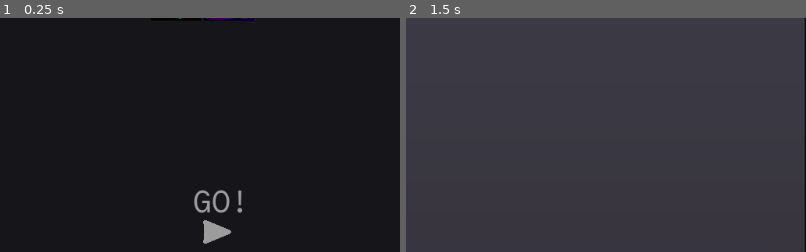
Above: before the commit, frames 1-2 (left to right).
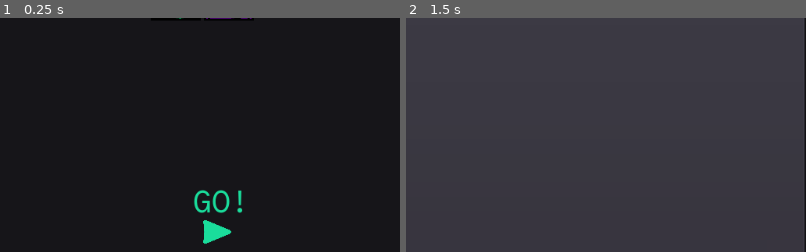
Above: after the commit, the same moments.

Repository: redxaxder/7DRL2024
Game: Godot game, scene res://main.tscn
The game is run twice, just before and just after one commit, with the same random seed, the same clock (stepped at 60 frames per second) and the same inputs.
Inputs (mouse positions are % of the whole screen's width and height, from its top left):
- Up to frame 1 (0.25 s): no input
- Up to frame 2 (1.5 s): click "Skill Tree" at 0.5 s; click (10, 17) at 1.27 s
The pictures show only the part of the screen within x 50-100%, y 48-98%; the shares and areas given below are measured in that part.

The runs differ from the first frame. In frame 1, 0.9% of the frame differs, in the area x 48-61%, y 73-97%; in frame 2, nothing differs.

Commit message:
go color

Diff:
--- a/main.tscn
+++ b/main.tscn
@@ -42,7 +42,7 @@
 
 [node name="GO" parent="." instance=ExtResource( 10 )]
 unique_name_in_owner = true
-modulate = Color( 0.611765, 0.611765, 0.611765, 1 )
+modulate = Color( 0.102334, 0.864355, 0.609407, 1 )
 margin_left = 764.0
 margin_top = 538.0
 margin_right = 816.0
